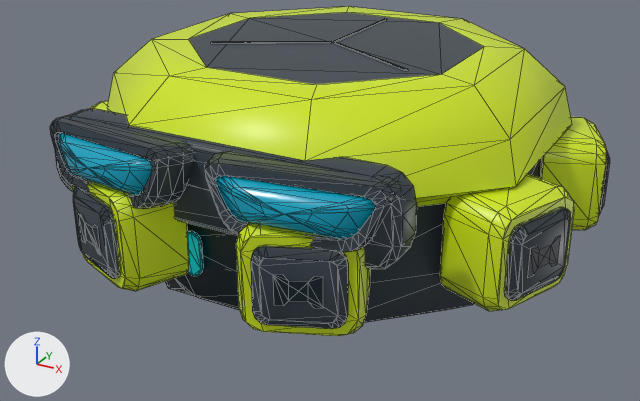
The glTF model assets/runtime/towers/linter_agent_v01.glb as it was, and as the next commit left it.
Before and after are seen from a 50 mm lens placed at (1.91, -3.6, 2.06), pointed at (0.0, -0.14, 0.33). Lighting does not change. The marker at lower left points along +X, +Y and +Z. The first picture is the older version. Mesh edges are drawn as thin lines. Where no turn or scale is listed for an object, it has been applied to the vertices. Vertices at exactly the same position are counted once.

In view in the first picture: 'linter_agent_model'.
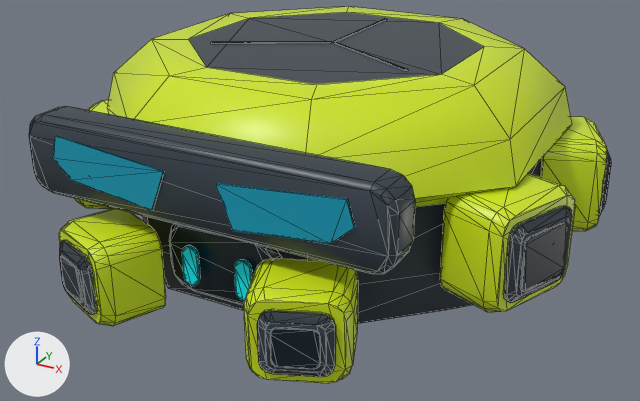
Location of each change, (x1, y1, x2, y2) in pixels of the pictures (640 x 401 px; the box of a moved part takes in the faces that stretch with it):
'linter_agent_model', reshaped (14% taller)
    before: (50, 6, 610, 336)
    after: (29, 6, 611, 383)
part 1 of me_linter_agent_quality_geometry, moved or reshaped
    before: (72, 179, 189, 291)
    after: (59, 208, 166, 326)
part 2 of me_linter_agent_quality_geometry, moved or reshaped
    before: (236, 223, 370, 336)
    after: (244, 258, 358, 383)
part 3 of me_linter_agent_quality_geometry, moved or reshaped
    before: (187, 231, 203, 276)
    after: (182, 245, 200, 286)
part 4 of me_linter_agent_quality_geometry, moved or reshaped (not visible before)
    after: (234, 260, 253, 301)
part 5 of me_linter_agent_quality_geometry, rebuilt
    before: (175, 223, 239, 310)
    after: (169, 224, 282, 305)
part 6 of me_linter_agent_quality_geometry, rebuilt (7% wider)
    before: (55, 108, 417, 269)
    after: (29, 106, 415, 274)
part 7 of me_linter_agent_quality_geometry, deleted
    before: (50, 115, 561, 308)
part 8 of me_linter_agent_quality_geometry, moved or reshaped
    before: (90, 101, 610, 311)
    after: (75, 100, 611, 312)
part 9 of me_linter_agent_quality_geometry, moved or reshaped
    before: (73, 187, 348, 329)
    after: (52, 136, 355, 377)

Diff of the bpy script that builds the scene:
```diff
--- a/assets/runtime/towers/linter_agent_v01.glb.py
+++ b/assets/runtime/towers/linter_agent_v01.glb.py
@@ me_linter_agent_quality_geometry @@
 # used by ob_linter_agent_model
-me_linter_agent_quality_geometry.from_pydata(...)  # 1634 vertices, 3016 faces; spans x -1.24..1.24, y -1.24..1.24, z 0.0..1.08
+me_linter_agent_quality_geometry.from_pydata(...)  # 1492 vertices, 2812 faces; spans x -1.24..1.24, y -1.32..1.24, z 0.0..1.08
+# me_linter_agent_quality_geometry part 1: the loose piece of 48 vertices spanning x -0.68..-0.15, y -1.24..-0.8, z 0.25..0.7 is multiplied about its middle by the matrix ((0.854, 0.06, 0.0), (0.06, 0.975, 0.0), (0.0, 0.0, 0.842)), then moved by (-0.04, -0.09, -0.18)
+# me_linter_agent_quality_geometry part 2: the loose piece of 48 vertices spanning x 0.15..0.68, y -1.24..-0.8, z 0.25..0.7 is multiplied about its middle by the matrix ((0.854, -0.06, 0.0), (-0.06, 0.975, 0.0), (0.0, 0.0, 0.842)), then moved by (0.04, -0.09, -0.18)
+# me_linter_agent_quality_geometry part 3: the loose piece of 32 vertices spanning x -0.18..-0.1, y -0.98..-0.96, z 0.28..0.48 is moved by (0.01, -0.03, -0.04)
+# me_linter_agent_quality_geometry part 4: the loose piece of 32 vertices spanning x 0.1..0.18, y -0.98..-0.96, z 0.28..0.48 is moved by (-0.01, -0.03, -0.04)
+# me_linter_agent_quality_geometry part 5: the loose piece of 48 vertices spanning x -0.31..0.31, y -0.95..-0.89, z 0.14..0.56 is rebuilt with 48 vertices and now spans x -0.28..0.28, y -0.97..-0.91, z 0.18..0.52
+# me_linter_agent_quality_geometry part 6: the loose piece of 48 vertices spanning x -0.81..0.81, y -1.04..-0.89, z 0.54..0.9 is rebuilt with 48 vertices and now spans x -0.84..0.84, y -1.14..-0.98, z 0.58..0.92
+# me_linter_agent_quality_geometry part 7: 12 loose pieces with 418 vertices, spanning x -1.22..1.22, y -1.22..1.22, z 0.41..0.9, are deleted
+# me_linter_agent_quality_geometry part 8: 42 vertices moved within x -1.24..1.24, y -0.67..1.24, z 0.31..0.66; 534 vertices removed from x -1.24..1.24, y -0.68..1.24, z 0.25..0.7; 726 vertices added at x -1.24..1.24, y -0.68..1.24, z 0.25..0.7
+# me_linter_agent_quality_geometry part 9: 96 vertices removed from x -0.65..0.65, y -1.24..-1.08, z 0.32..0.64; 180 vertices added at x -0.69..0.69, y -1.32..-1.14, z 0.17..0.86
 me_linter_agent_quality_geometry.materials.append(mat_linter_agent_palette)
```
